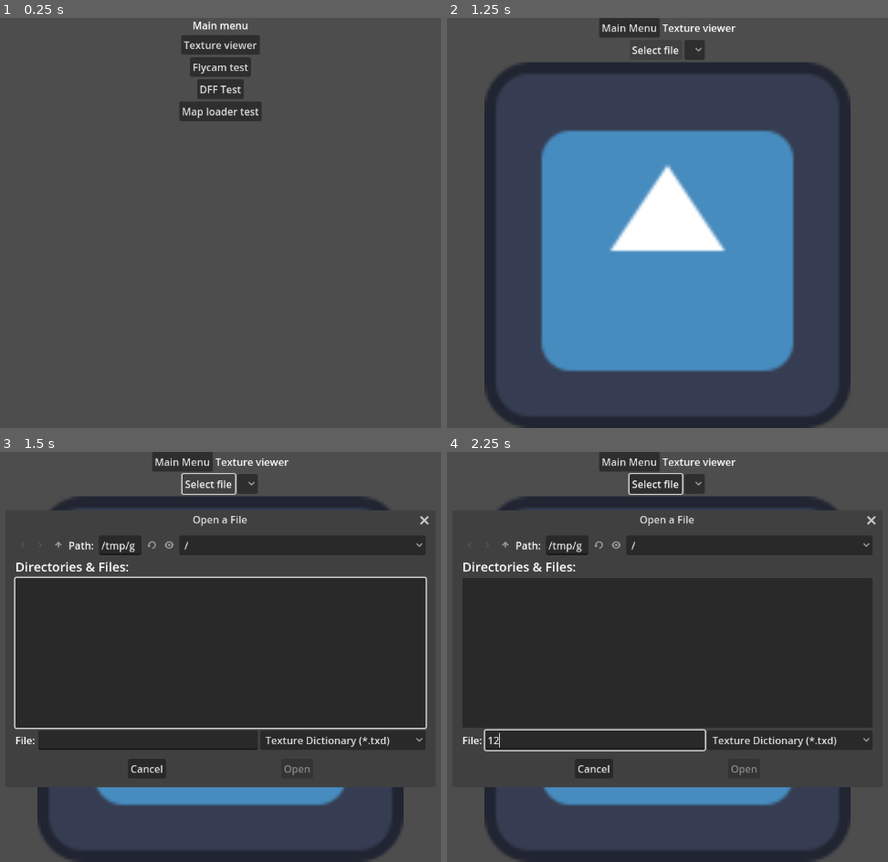
Above: before the commit, frames 1-4 (two rows, left to right).
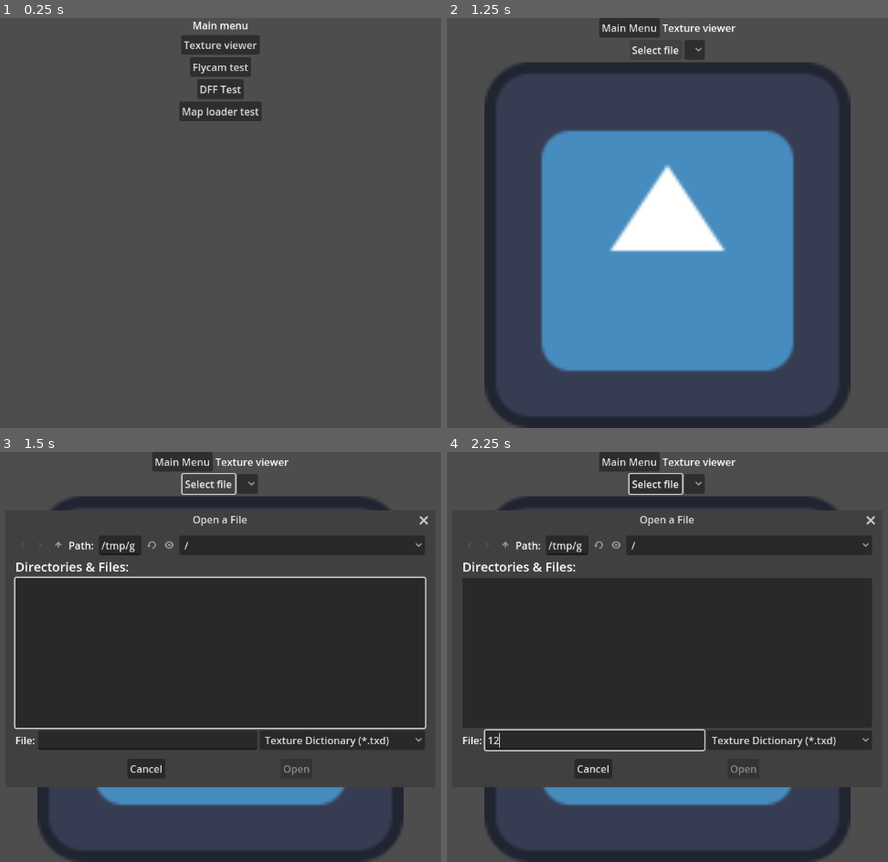
Above: after the commit, the same moments.

Repository: FOSS-Supremacy/OpenLiberty
Game: Godot game, scene res://startup.tscn
The game is run twice, just before and just after one commit, with the same random seed, the same clock (stepped at 60 frames per second) and the same inputs. The engine's default icon, where the game draws it, is replaced by a stand-in: a white triangle on a blue panel in a dark square.
Inputs (mouse positions are in pixels of both pictures, inside the frame that each line leads up to):
- Up to frame 1 (0.25 s): no input
- Up to frame 2 (1.25 s): click "Texture viewer" at 0.5 s
- Up to frame 3 (1.5 s): click "Select file" at 1.25 s
- Up to frame 4 (2.25 s): click (596, 739) at 2.02 s; type "12" at 2.1 s

Frames 1-2 are identical in both runs. In frame 3, 0.6% of the frame differs, in the area x 29-98%, y 15-79%; in frame 4, 0.5%.
Error in both runs: Assertion failed: 0 (res://scripts/game_manager.gd:28)

Commit message:
Split some part of`INST` into a function

Diff:
--- a/scripts/game_manager.gd
+++ b/scripts/game_manager.gd
@@ -93,37 +93,36 @@
 						odata.txd_name = tokens[2]
 						_objects[id] = odata
 					"inst":
-						var obj := _objects[tokens[0].to_int()] as ObjectData
-						var instance := MeshInstance3D.new()
-
-#						instance.mesh = BoxMesh.new()
-#						instance.mesh.size = Vector3(
-#							6.0, 6.0, 6.0
-#						)
-
-						_gta3_img.seek(_gta3_dir[obj.model_name.to_lower() + ".dff"].offset)
-						var glist := RWClump.new(_gta3_img).geometry_list
-
-						if glist.geometries.size() > 0:
-							instance.mesh = glist.geometries[0].mesh
-
-						instance.position = Vector3(
-							tokens[2].to_float(),
-							tokens[3].to_float(),
-							tokens[4].to_float(),
+						spawn(tokens[0].to_int(), tokens[1].to_lower(),
+							Vector3(
+								tokens[2].to_float(),
+								tokens[3].to_float(),
+								tokens[4].to_float(),
+							),
+							Vector3(
+								tokens[5].to_float(),
+								tokens[6].to_float(),
+								tokens[7].to_float(),
+							),
+							Quaternion(
+								tokens[8].to_float(),
+								tokens[9].to_float(),
+								tokens[10].to_float(),
+								tokens[11].to_float(),
+							)
 						)
 
-						instance.scale = Vector3(
-							tokens[5].to_float(),
-							tokens[6].to_float(),
-							tokens[7].to_float(),
-						)
 
-						instance.quaternion = Quaternion(
-							tokens[8].to_float(),
-							tokens[9].to_float(),
-							tokens[10].to_float(),
-							tokens[11].to_float(),
-						)
+func spawn(id: int, model_name: String, position: Vector3, scale: Vector3, rotation: Quaternion):
+	_gta3_img.seek(_gta3_dir[model_name + ".dff"].offset)
+	var glist := RWClump.new(_gta3_img).geometry_list
 
-						world.add_child(instance)
+	if glist.geometries.size() > 0:
+		var instance := MeshInstance3D.new()
+		instance.mesh = glist.geometries[0].mesh
+
+		instance.position = position
+		instance.scale = scale
+		instance.quaternion = rotation
+
+		world.add_child(instance)
